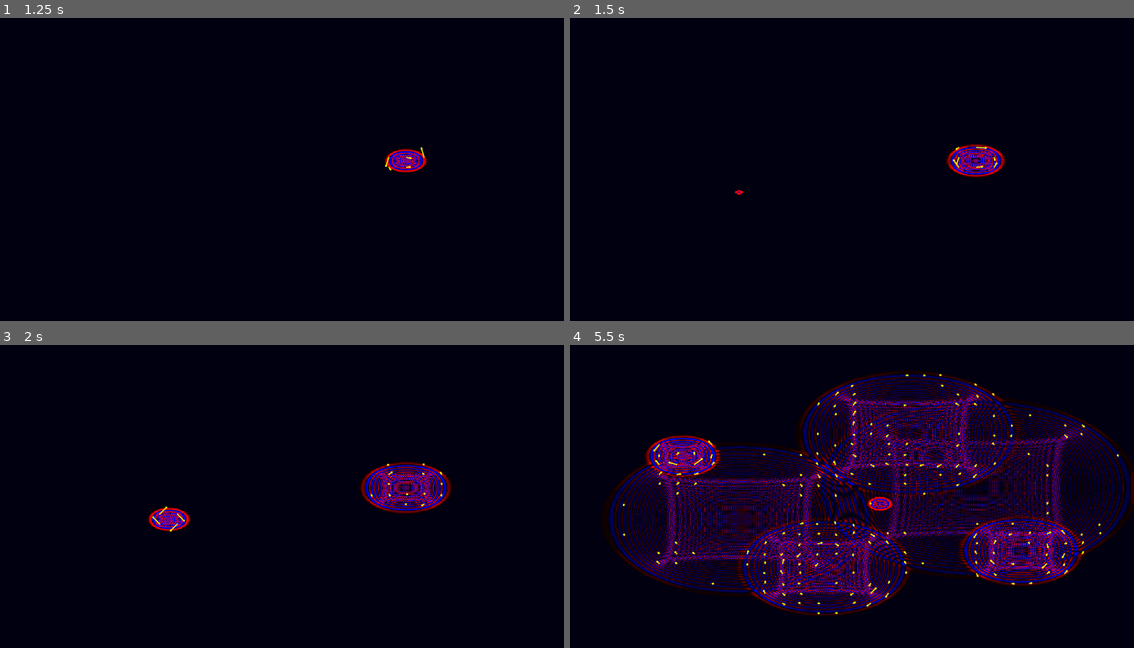
Above: before the commit, frames 1-4 (two rows, left to right).
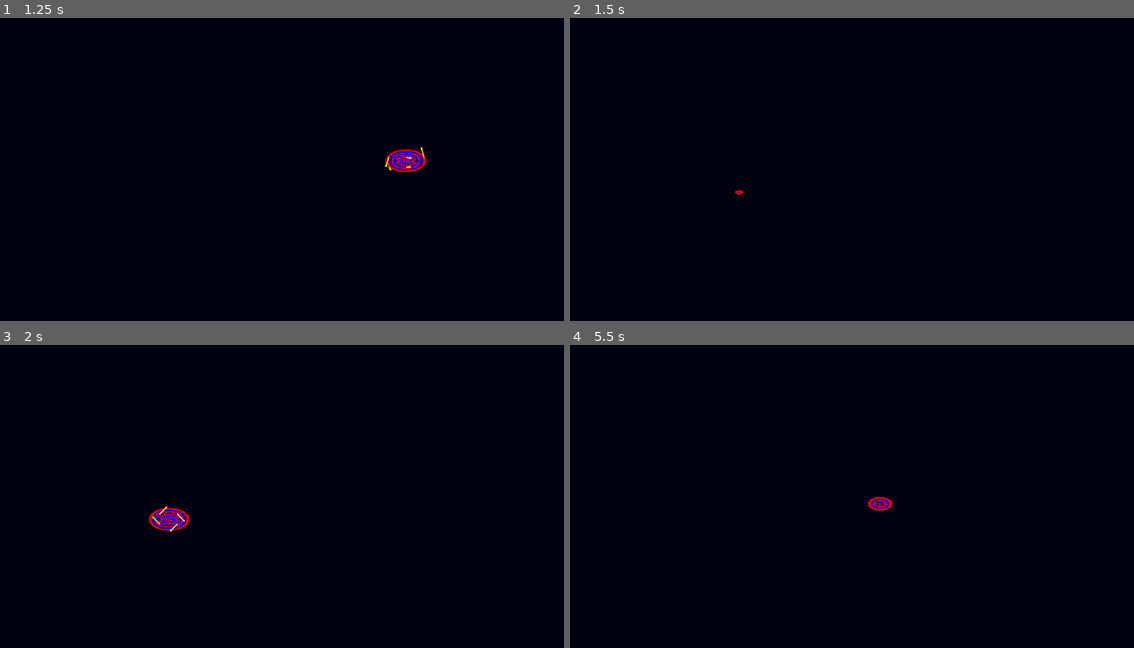
Above: after the commit, the same moments.

Repository: mjXmsdgh/Maxwellsequations
Game: Godot game, scene res://scene/main.tscn
The game is run twice, just before and just after one commit, with the same random seed, the same clock (stepped at 60 frames per second) and the same inputs. The project has no main scene, so this scene is started directly.
Inputs (mouse positions are in pixels of both pictures, inside the frame that each line leads up to):
- Up to frame 1 (1.25 s): tap Enter at 0.5 s; move the mouse to (406, 160) at 0.52 s; tap R at 0.6 s; click (406, 160) at 0.67 s
- Up to frame 2 (1.5 s): move the mouse to (739, 193) at 1.27 s; tap R at 1.35 s; click (739, 193) at 1.42 s
- Up to frame 3 (2 s): no input
- Up to frame 4 (5.5 s): move the mouse to (908, 432) at 2.02 s; tap R every 0.75 s from 2.1 to 5.1 s; click (908, 432) at 2.17 s; move the mouse to (823, 566) at 2.77 s; click (823, 566) at 2.92 s; move the mouse to (1021, 551) at 3.52 s; click (1021, 551) at 3.67 s; move the mouse to (682, 457) at 4.27 s; click (682, 457) at 4.42 s; move the mouse to (880, 502) at 5.02 s; click (880, 502) at 5.17 s

Frame 1 is identical in both runs. In frame 2, 0.9% of the frame differs, in the area x 66-78%, y 41-53%; in frame 3, 2.1%; in frame 4, 40%, in the area x 6-100%, y 9-90%.

Commit message:
Initialize arrays and add simulation reset on R key
Explicitly initialize simulation data arrays in fdtd_engine.gd to prevent uninitialized variable issues. In main_controller.gd, add support for resetting the simulation when the R key is pressed.

Diff:
--- a/script/fdtd_engine.gd
+++ b/script/fdtd_engine.gd
@@ -14,16 +14,16 @@
 const COURANT_NUMBER = 0.5 # FDTD法の安定性を保つための係数 (クーラン数)
 
 # --- シミュレーション用データ配列 ---
-var ez: PackedFloat32Array # Z方向の電場
-var hx: PackedFloat32Array # X方向の磁場
-var hy: PackedFloat32Array # Y方向の磁場
+var ez: PackedFloat32Array = PackedFloat32Array() # Z方向の電場
+var hx: PackedFloat32Array = PackedFloat32Array() # X方向の磁場
+var hy: PackedFloat32Array = PackedFloat32Array() # Y方向の磁場
 
 # 媒質の特性を格納する配列
-var ca: PackedFloat32Array # 電場更新係数 (Epsilon依存)
-var cb: PackedFloat32Array # 電場更新係数 (Sigma依存)
+var ca: PackedFloat32Array = PackedFloat32Array() # 電場更新係数 (Epsilon依存)
+var cb: PackedFloat32Array = PackedFloat32Array() # 電場更新係数 (Sigma依存)
 
 # 障害物情報を格納する配列 (1なら障害物, 0なら何もない)
-var obstacle: PackedByteArray
+var obstacle: PackedByteArray = PackedByteArray()
 
 
 # 初期化関数
--- a/script/main_controller.gd
+++ b/script/main_controller.gd
@@ -78,3 +78,9 @@
 			# 2. もし左クリックなら、そのグリッド座標に波源を追加するようエンジンに命令する
 			engine.add_source(grid_pos.x, grid_pos.y, 5.0) # 強さは仮に5.0
 			print("MainController: Source added at grid position ", grid_pos)
+
+	# 3. Rキーが押されたらリセット処理を呼び出す
+	if event is InputEventKey and event.pressed and not event.is_echo():
+		if event.keycode == KEY_R:
+			engine.reset()
+			print("MainController: Simulation reset.")
